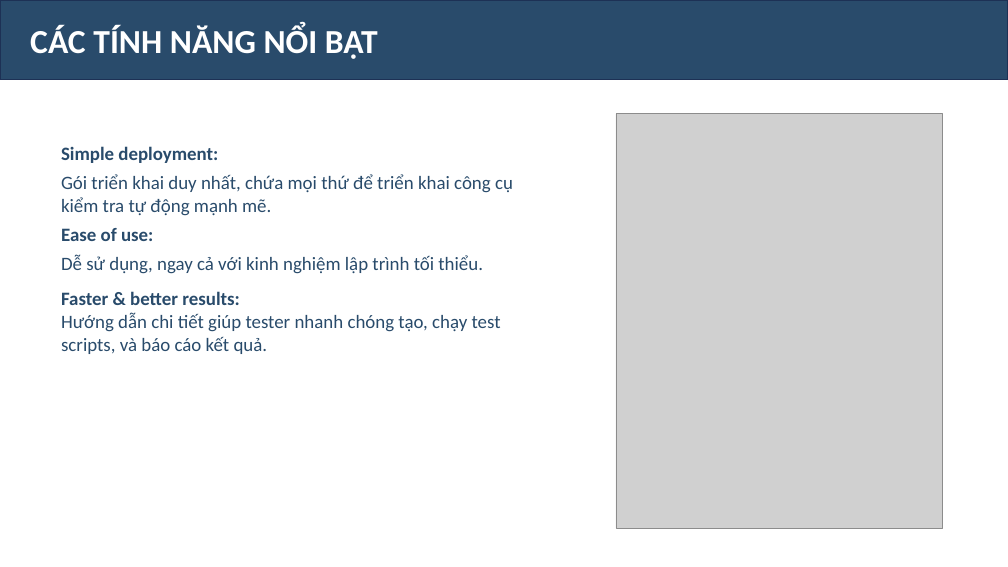
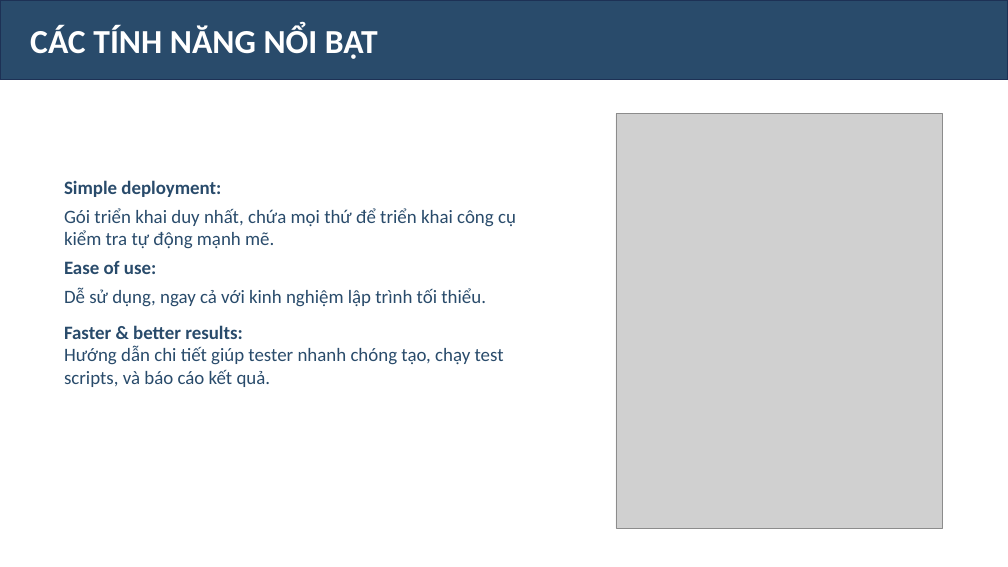
Before and after one commit to Oanh1503-git/DoAnKiemThu, a slide deck: slide 6 of THTH_slide.pptx (slide 5 before the commit). Drawn at 1008x567 pixels with LibreOffice and Linux fonts; fonts in the diff are those of the drawing; grey boxes stand for pictures. Boxes give left, top, right and bottom in pixels: in the first picture for what was removed or moved away, otherwise in the second. Text is boxed around its words. In the diff, an @@ line names an element or a change of style, - is before the commit and + after.

```diff
--- a/THTH_slide.pptx
+++ b/THTH_slide.pptx
@@ text "Simple deployment:": place and size @@
-text "Simple deployment:" at <box>61,146,513,354</box>
+text "Simple deployment:" at <box>64,180,516,387</box>
```
Also in this commit, not shown: 4 other slides changed, 5 slides added, 1 slide removed.
